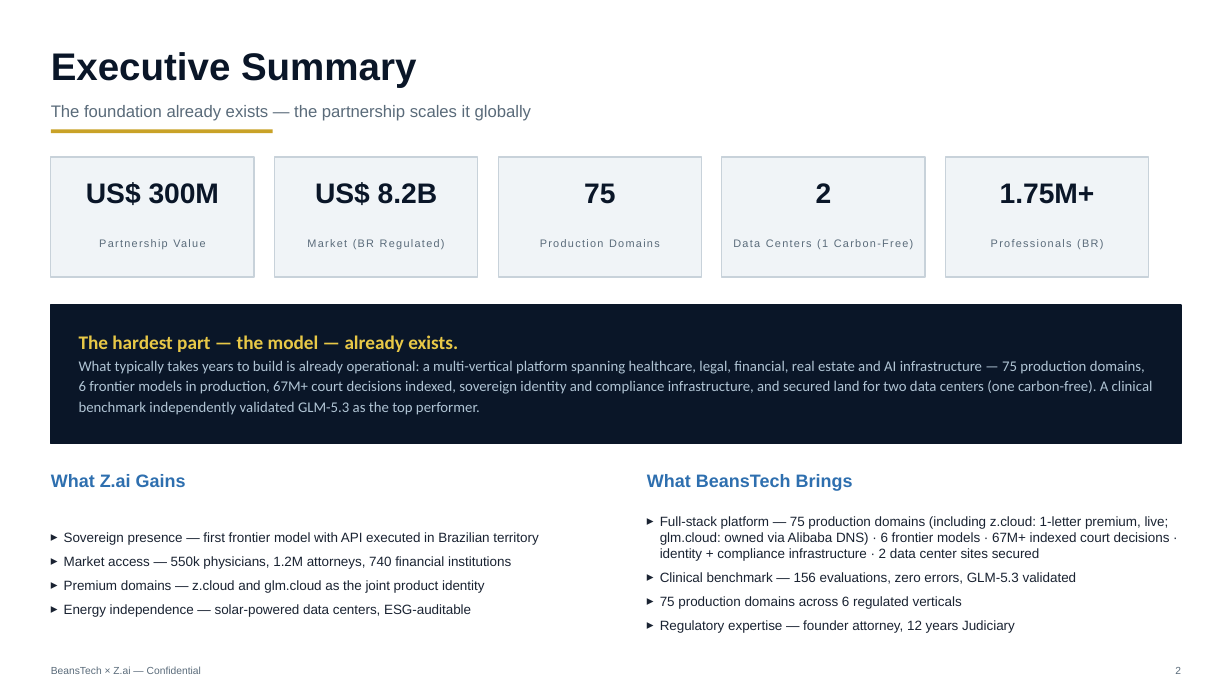
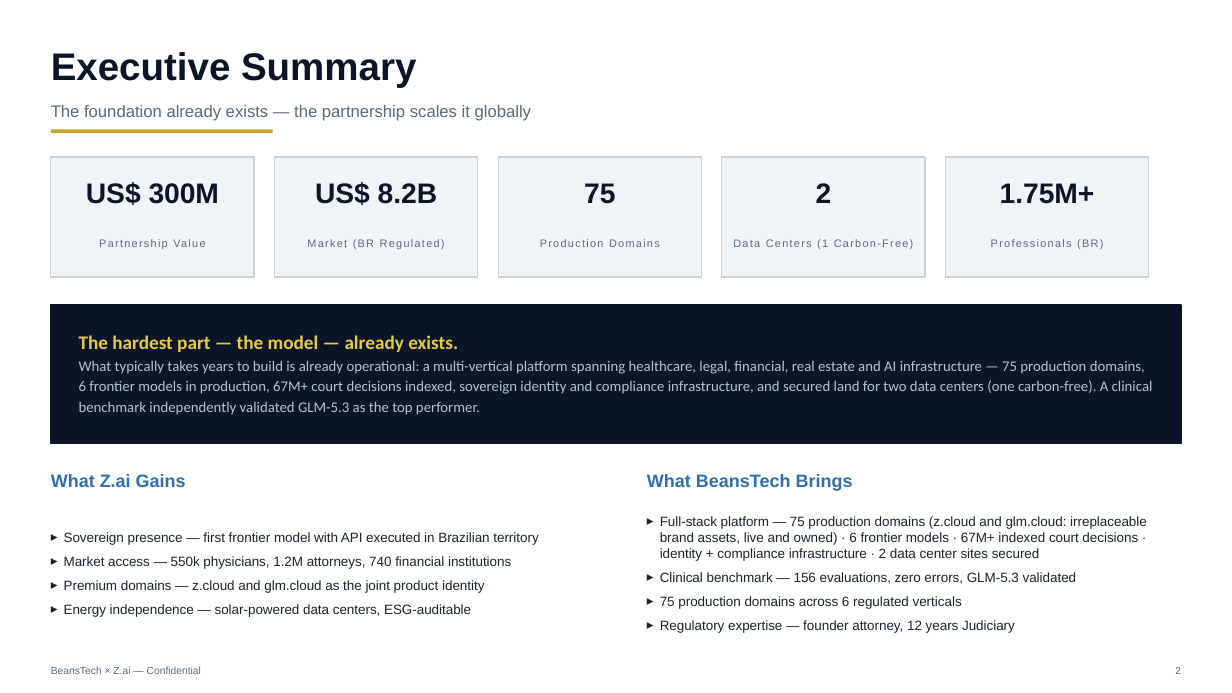
Before and after one commit to beanstechhub/healthtech-infra, a slide deck: slide 2 of apresentacoes/ZCloud-Zai-Parceria-EN.pptx. Drawn at 1232x693 pixels with LibreOffice and Linux fonts; fonts in the diff are those of the drawing. Boxes give left, top, right and bottom in pixels: in the first picture for what was removed or moved away, otherwise in the second. Text is boxed around its words. In the diff, an @@ line names an element or a change of style, - is before the commit and + after.

Commit message:
Revenue challenge slide (monetization gap, compute dependency, ecosystem moat); domain prices removed — irreplaceable

```diff
--- a/apresentacoes/ZCloud-Zai-Parceria-EN.pptx
+++ b/apresentacoes/ZCloud-Zai-Parceria-EN.pptx
@@ text at box(660, 516, 1147, 561): text changed @@
-▸ Full-stack platform — 75 production domains (including z.cloud: 1-letter premium, live; glm.cloud: owned via Alibaba DNS) · 6 frontier models · 67M+ indexed court decisions · identity + compliance infrastructure · 2 data center sites secured
+▸ Full-stack platform — 75 production domains (z.cloud and glm.cloud: irreplaceable brand assets, live and owned) · 6 frontier models · 67M+ indexed court decisions · identity + compliance infrastructure · 2 data center sites secured
```
Also in this commit, not shown: 4 other slides changed, 1 slide added, 1 other file.
